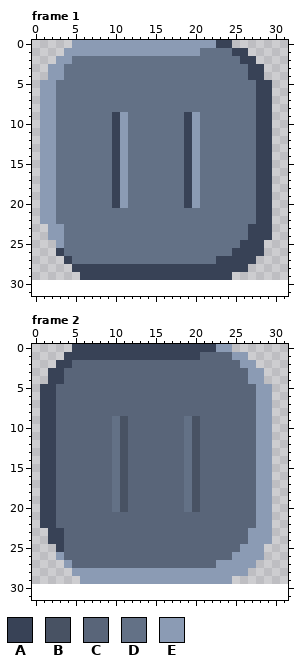
Two versions of one pixel-art file, Assets/Art/gui/pause-button.aseprite. Above is the file before it was changed.
32x30 pixels, 2 frames. Shown: frame 1, frame 2. The old version is drawn lined up with the new one, on the new canvas.
Palette (. is transparent): A #384256  B #485263  C #596579  D #637186  E #8b9bb4
Pixels before, frame 1, first column x 1:
 0 ....EEEEEEEEEEEEEEEEEEAA.....
 1 ...EEEEEEEEEEEEEEEEEDDDDAA...
 2 ..EEDDDDDDDDDDDDDDDDDDDDDAA..
 3 .EEDDDDDDDDDDDDDDDDDDDDDDDAA.
 4 .EEDDDDDDDDDDDDDDDDDDDDDDDAA.
 5 EEDDDDDDDDDDDDDDDDDDDDDDDDDAA
 6 EEDDDDDDDDDDDDDDDDDDDDDDDDDAA
 7 EEDDDDDDDDDDDDDDDDDDDDDDDDDAA
 8 EEDDDDDDDDDDDDDDDDDDDDDDDDDAA
 9 EEDDDDDDDAEDDDDDDDAEDDDDDDDAA
10 EEDDDDDDDAEDDDDDDDAEDDDDDDDAA
11 EEDDDDDDDAEDDDDDDDAEDDDDDDDAA
12 EEDDDDDDDAEDDDDDDDAEDDDDDDDAA
13 EEDDDDDDDAEDDDDDDDAEDDDDDDDAA
14 EEDDDDDDDAEDDDDDDDAEDDDDDDDAA
15 EEDDDDDDDAEDDDDDDDAEDDDDDDDAA
16 EEDDDDDDDAEDDDDDDDAEDDDDDDDAA
17 EEDDDDDDDAEDDDDDDDAEDDDDDDDAA
18 EEDDDDDDDAEDDDDDDDAEDDDDDDDAA
19 EEDDDDDDDAEDDDDDDDAEDDDDDDDAA
20 EEDDDDDDDAEDDDDDDDAEDDDDDDDAA
21 EEDDDDDDDDDDDDDDDDDDDDDDDDDAA
22 EEDDDDDDDDDDDDDDDDDDDDDDDDDAA
23 .EEDDDDDDDDDDDDDDDDDDDDDDDAAA
24 .EEDDDDDDDDDDDDDDDDDDDDDDDAAA
25 ..EDDDDDDDDDDDDDDDDDDDDDDAAA.
26 ..ADDDDDDDDDDDDDDDDDDDDDAAAA.
27 ...ADDDDDDDDDDDDDDDDDDAAAAA..
28 ....AAAAAAAAAAAAAAAAAAAAAA...
29 .....AAAAAAAAAAAAAAAAAAA.....
Pixels before, frame 2, first column x 1:
 0 ....AAAAAAAAAAAAAAAAAAEE.....
 1 ...AAAAAAAAAAAAAAAAACCCCEE...
 2 ..AACCCCCCCCCCCCCCCCCCCCCEE..
 3 .AACCCCCCCCCCCCCCCCCCCCCCCEE.
 4 .AACCCCCCCCCCCCCCCCCCCCCCCEE.
 5 AACCCCCCCCCCCCCCCCCCCCCCCCCEE
 6 AACCCCCCCCCCCCCCCCCCCCCCCCCEE
 7 AACCCCCCCCCCCCCCCCCCCCCCCCCEE
 8 AACCCCCCCCCCCCCCCCCCCCCCCCCEE
 9 AACCCCCCCDBCCCCCCCDBCCCCCCCEE
10 AACCCCCCCDBCCCCCCCDBCCCCCCCEE
11 AACCCCCCCDBCCCCCCCDBCCCCCCCEE
12 AACCCCCCCDBCCCCCCCDBCCCCCCCEE
13 AACCCCCCCDBCCCCCCCDBCCCCCCCEE
14 AACCCCCCCDBCCCCCCCDBCCCCCCCEE
15 AACCCCCCCDBCCCCCCCDBCCCCCCCEE
16 AACCCCCCCDBCCCCCCCDBCCCCCCCEE
17 AACCCCCCCDBCCCCCCCDBCCCCCCCEE
18 AACCCCCCCDBCCCCCCCDBCCCCCCCEE
19 AACCCCCCCDBCCCCCCCDBCCCCCCCEE
20 AACCCCCCCDBCCCCCCCDBCCCCCCCEE
21 AACCCCCCCCCCCCCCCCCCCCCCCCCEE
22 AACCCCCCCCCCCCCCCCCCCCCCCCCEE
23 .AACCCCCCCCCCCCCCCCCCCCCCCEEE
24 .AACCCCCCCCCCCCCCCCCCCCCCCEEE
25 ..ACCCCCCCCCCCCCCCCCCCCCCEEE.
26 ..ECCCCCCCCCCCCCCCCCCCCCEEEE.
27 ...ECCCCCCCCCCCCCCCCCCEEEEE..
28 ....EEEEEEEEEEEEEEEEEEEEEE...
29 .....EEEEEEEEEEEEEEEEEEE.....
And afterwards:
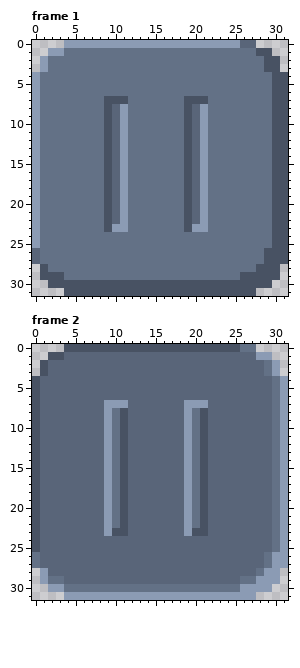
The edit:
canvas 32x30 -> 32x32
Changed rows in their new state; - is an unchanged pixel.
Frame 1:
first column x 0:
 0 ----E------------------EEECC----
 1 --EEDDDDDDDDDDDDDDDDD----DDDBB--
 2 -EDDD---------------------DDDBB-
 3 -EDD-----------------------DDBB-
 4 EDDD-----------------------DDDBB
 5 EDD-------------------------DDBB
 6 EDD-------------------------DDBB
 7 EDD------BBB-------BBB------DDBB
 8 EDD------BCE-------BCE------DDBB
 9 EDD------BC--------BCE------DDBB
10 EDD------BC--------BCE------DDBB
11 EDD------BC--------BCE------DDBB
12 EDD------BC--------BCE------DDBB
13 EDD------BC--------BCE------DDBB
14 EDD------BC--------BCE------DDBB
15 EDD------BC--------BCE------DDBB
16 EDD------BC--------BCE------DDBB
17 EDD------BC--------BCE------DDBB
18 EDD------BC--------BCE------DDBB
19 EDD------BC--------BCE------DDBB
20 EDD------BC--------BCE------DDBB
21 EDD------BCE-------BCE------DDBB
22 EDD------BCE-------BCE------DDBB
23 EDDD-----BEE-------BEE-----DDDBB
24 EDDD-----------------------DDDBB
25 EDDD----------------------DDDDBB
26 CDDD---------------------DDDDBBB
27 CDDDD------------------DDDDDDBBB
28 -BDDDDDDDDDDDDDDDDDDDDDDDDDDBBB-
29 -BBBDDDDDDDDDDDDDDDDDDDDDDBBBBB-
30 --BBBBBBBBBBBBBBBBBBBBBBBBBBBB--
31 ----BBBBBBBBBBBBBBBBBBBBBBBB----
Frame 2:
first column x 0:
 0 ----BBBBBBBBBBBBBBBBBBBBBBDD----
 1 --BBCCCCCCCCCCCCCCCCC----CCCEE--
 2 -BCCC---------------------CCCDE-
 3 -BCC-----------------------CCDE-
 4 BCCC-----------------------CCCDE
 5 BCC-------------------------CCDE
 6 BCC-------------------------CCDE
 7 BCC------EEE-------EEE------CCDE
 8 BCC------EDB-------EDB------CCDE
 9 BCC------E---------EDB------CCDE
10 BCC------E---------EDB------CCDE
11 BCC------E---------EDB------CCDE
12 BCC------E---------EDB------CCDE
13 BCC------E---------EDB------CCDE
14 BCC------E---------EDB------CCDE
15 BCC------E---------EDB------CCDE
16 BCC------E---------EDB------CCDE
17 BCC------E---------EDB------CCDE
18 BCC------E---------EDB------CCDE
19 BCC------E---------EDB------CCDE
20 BCC------E---------EDB------CCDE
21 BCC------EDB-------EDB------CCDE
22 BCC------EDB-------EDB------CCDE
23 BCCC-----EBB-------EBB-----CCCDE
24 BCCC-----------------------CCCDE
25 BCCC----------------------CCCCDE
26 DCCC---------------------CCCCDEE
27 DCCCC------------------CCCCCCDEE
28 -ECCCCCCCCCCCCCCCCCCCCCCCCCCDEE-
29 -EDDCCCCCCCCCCCCCCCCCCCCCCDDEEE-
30 --EEDDDDDDDDDDDDDDDDDDDDDDEEEE--
31 ----EEEEEEEEEEEEEEEEEEEEEEEE----
Changed places in both pictures, as pixel boxes (x1, y1, x2, y2):
changed: (32, 40, 288, 296)
changed: (32, 344, 288, 600)
